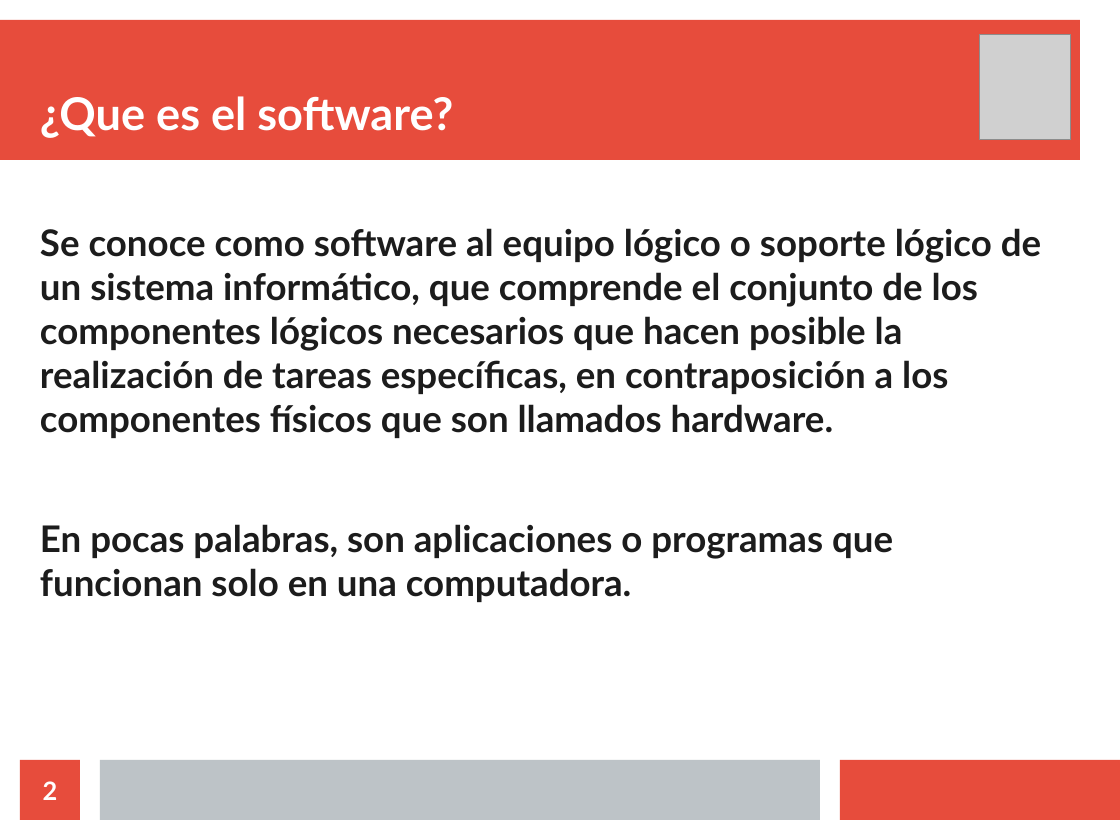
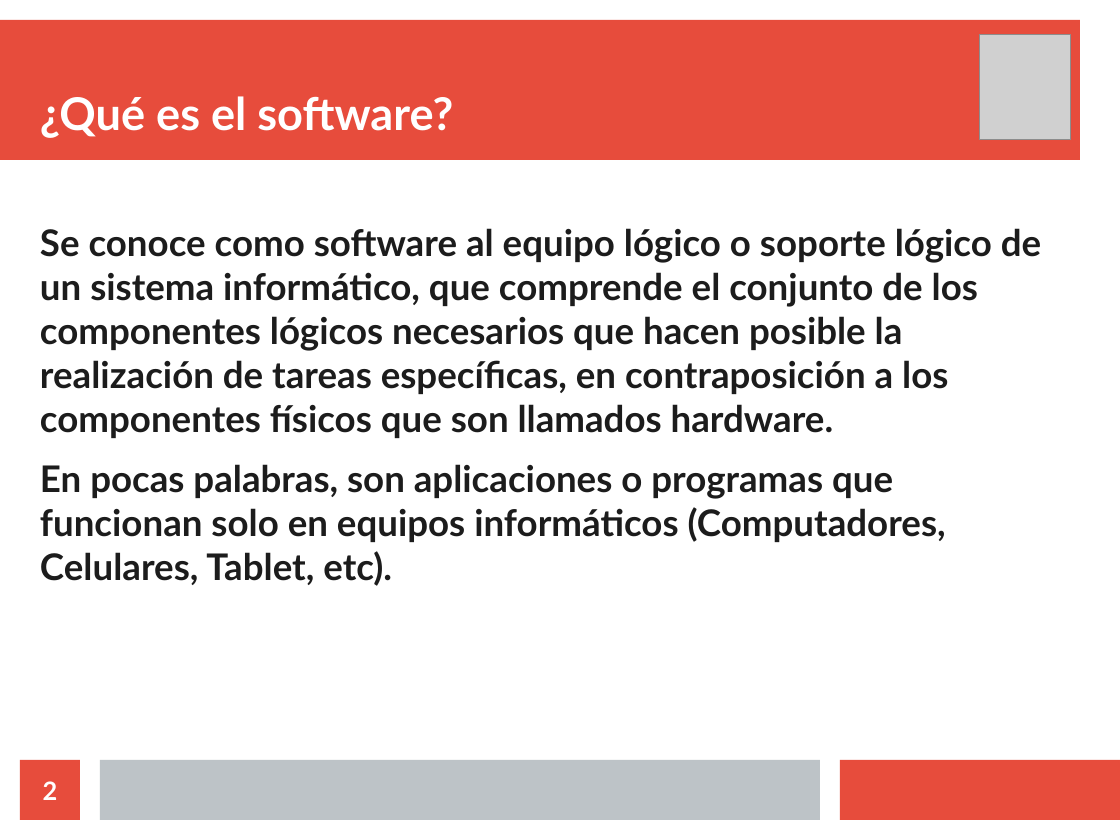
Before and after one commit to gacsnic/exposicion-software-libre, a slide deck: slide 2 of sotfwarelibre.odp. Drawn at 1120x840 pixels with LibreOffice and Linux fonts; fonts in the diff are those of the drawing; grey boxes stand for pictures. Boxes give left, top, right and bottom in pixels: in the first picture for what was removed or moved away, otherwise in the second. Text is boxed around its words. In the diff, an @@ line names an element or a change of style, - is before the commit and + after.

```diff
--- a/sotfwarelibre.odp
+++ b/sotfwarelibre.odp
@@ title at bbox=[40, 96, 453, 138]: text changed @@
-¿Que es el software?
+¿Qué es el software?
@@ text at bbox=[40, 464, 946, 586]: text changed @@
-En pocas palabras, son aplicaciones o programas que funcionan solo en una computadora.
+En pocas palabras, son aplicaciones o programas que funcionan solo en equipos informáticos (Computadores, Celulares, Tablet, etc).
```
Also in this commit, not shown: 6 other slides changed, 1 slide added, 3 other files.
